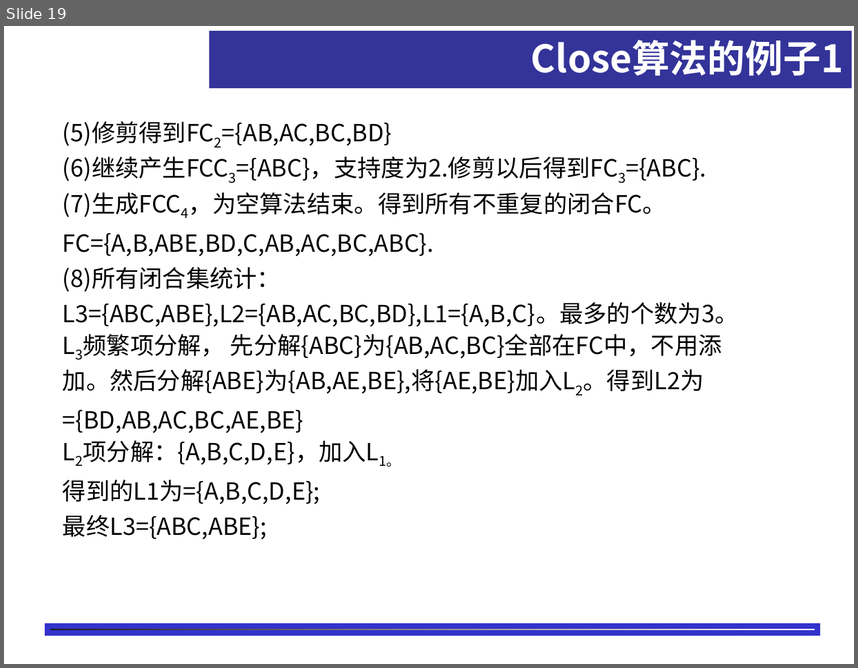
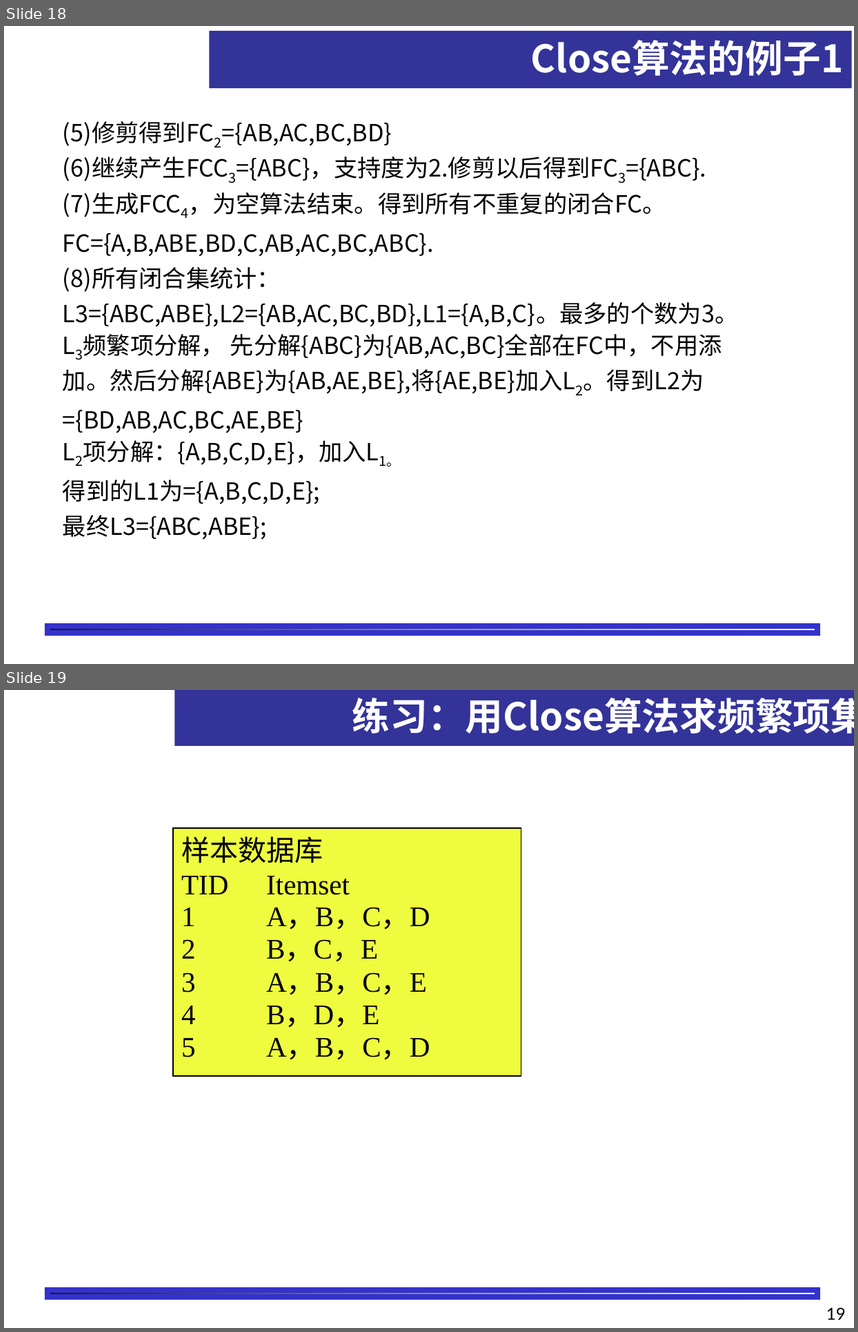
Before and after one commit to shfkuang/shfkuang.github.io, a slide deck: dm/ch3.2.ppt. Shown one above the other, each under a label of ours: slide 19 before the commit, slides 18 and 19 after it. The pictures are 858x668 and 858x1332 pixels, drawn with LibreOffice and Linux fonts; fonts in the diff are those of the drawing; background and template pictures are left out. Boxes give left, top, right and bottom in pixels: in the first picture for what was removed or moved away, otherwise in the second. Text is boxed around its words. In the diff, an @@ line names an element or a change of style, - is before the commit and + after.

```diff
--- a/dm/ch3.2.ppt
+++ b/dm/ch3.2.ppt
@@ slide 19 added at (4, 690, 854, 1328), background #FFFFFF; not listed: 1 template element that a slide beside it also shows @@
@@ rectangle added at (175, 690, 854, 746), fill #333399, 32 pt, text #FFFFFF, bold @@
+练习：用Close算法求频繁项集
@@ rectangle added at (173, 828, 522, 1075), fill #EEFB3F, outline #000000 0.74 pt, 24 pt, text #000000 @@
+样本数据库
+TID Itemset
+1 A，B，C，D
+2 B，C，E
+3 A，B，C，E
+4 B，D，E
+5 A，B，C，D
@@ page number added at (826, 1307, 846, 1319), 14 pt, text #000000 @@
+19
@@ what was slide 19 is now slide 18 @@
```
Also in this commit, not shown: 4 slides changed, 1 other slide added, 2 slides removed, 2 other files.
